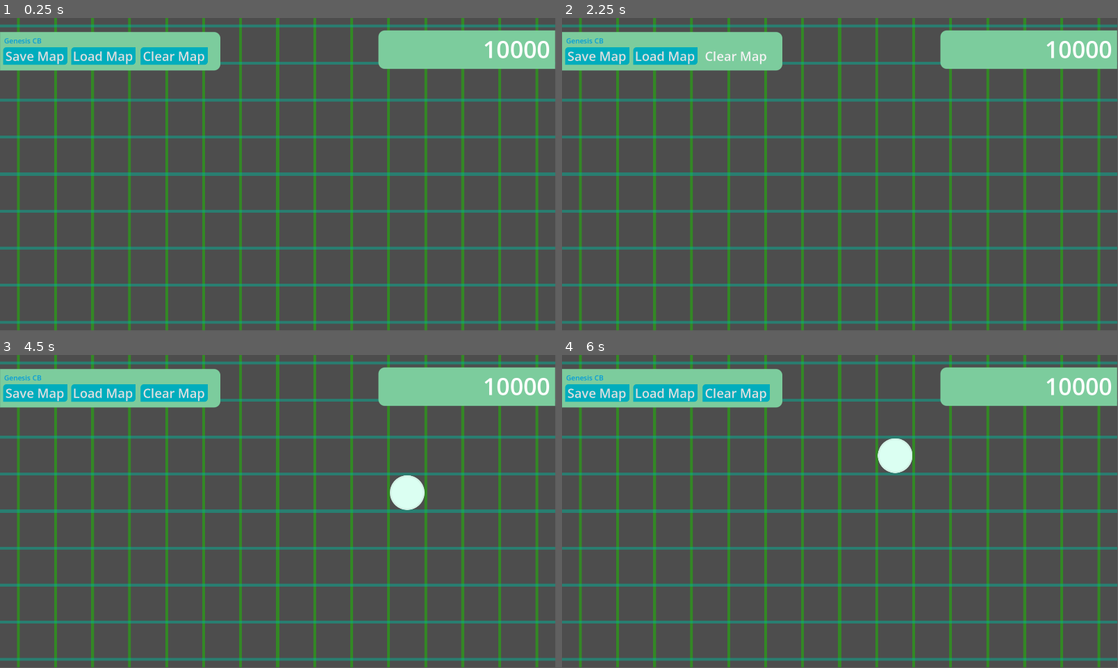
Above: before the commit, frames 1-4 (two rows, left to right).
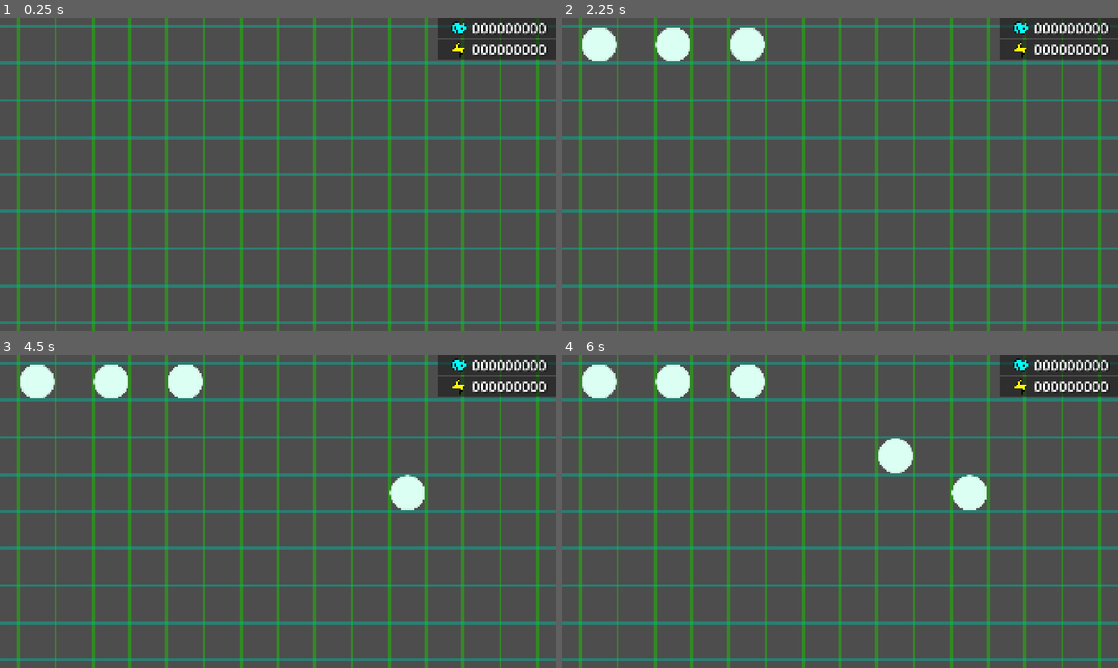
Above: after the commit, the same moments.

Repository: icebear-mc/Genesis
Game: Godot game, scene res://scenes/world.tscn
The game is run twice, just before and just after one commit, with the same random seed, the same clock (stepped at 60 frames per second) and the same inputs.
Inputs (mouse positions are in pixels of both pictures, inside the frame that each line leads up to):
- Up to frame 1 (0.25 s): no input
- Up to frame 2 (2.25 s): click (595, 55) at 0.5 s, where only the run before the commit has a clickable "Save Map"; click (667, 55) at 1.25 s, where only the run before the commit has a clickable "Load Map"; click (734, 55) at 2 s, where only the run before the commit has a clickable "Clear Map"
- Up to frame 3 (4.5 s): click (172, 392) at 2.75 s, where only the run before the commit has a clickable "Clear Map"; click (172, 392) at 3.5 s, where only the run before the commit has a clickable "Clear Map"; tap Enter at 4.25 s; move the mouse to (400, 495) at 4.27 s; tap Delete (del_node) at 4.35 s; click (400, 495) at 4.42 s
- Up to frame 4 (6 s): tap Space at 5 s; drag from (967, 492) to (812, 574) at 5.02 s; tap Enter at 5.75 s; move the mouse to (895, 442) at 5.77 s; tap Delete (del_node) at 5.85 s; click (895, 442) at 5.92 s
In our replay, the window is 799x449 before the commit and 800x450 after it. These sizes can differ from the game's own. Grey fills any space a smaller window leaves; there, only what the larger window draws over its background counts as a difference.

The runs differ from the first frame. In frame 1, 15% of the frame differs, in the area x 0-100%, y 0-100%; in frame 2, 15%; in frame 3, 15%; in frame 4, 16%.

Commit message:
Updated HUD-System
added Containers to fit screen size of window

Diff:
--- /dev/null
+++ b/assets/icons/ico-build-menu-popup.svg
@@ -0,0 +1 @@
+<?xml version="1.0" encoding="UTF-8" standalone="no"?><!DOCTYPE svg PUBLIC "-//W3C//DTD SVG 1.1//EN" "http://www.w3.org/Graphics/SVG/1.1/DTD/svg11.dtd"><svg width="100%" height="100%" viewBox="0 0 267 267" version="1.1" xmlns="http://www.w3.org/2000/svg" xmlns:xlink="http://www.w3.org/1999/xlink" xml:space="preserve" xmlns:serif="http://www.serif.com/" style="fill-rule:evenodd;clip-rule:evenodd;stroke-linecap:round;stroke-linejoin:round;stroke-miterlimit:1.5;"><path d="M71.845,86.369l122.976,0" style="fill:none;stroke:#ff00b2;stroke-width:27.71px;"/><path d="M71.845,131.904l122.976,0" style="fill:none;stroke:#ff00b2;stroke-width:27.71px;"/><path d="M71.845,183.388l122.976,0" style="fill:none;stroke:#ff00b2;stroke-width:27.71px;"/></svg>
--- /dev/null
+++ b/assets/icons/ico-energy.svg
@@ -0,0 +1 @@
+<?xml version="1.0" encoding="UTF-8" standalone="no"?><!DOCTYPE svg PUBLIC "-//W3C//DTD SVG 1.1//EN" "http://www.w3.org/Graphics/SVG/1.1/DTD/svg11.dtd"><svg width="100%" height="100%" viewBox="0 0 267 267" version="1.1" xmlns="http://www.w3.org/2000/svg" xmlns:xlink="http://www.w3.org/1999/xlink" xml:space="preserve" xmlns:serif="http://www.serif.com/" style="fill-rule:evenodd;clip-rule:evenodd;stroke-linejoin:round;stroke-miterlimit:2;"><path d="M146.458,15.908l-21.771,98.981l90.988,0.269l-70.848,135.6l13.668,-95.058l-108.105,0.621l96.068,-140.413Z" style="fill:#fffd00;stroke:#000;stroke-width:7.28px;stroke-linecap:round;stroke-miterlimit:1.5;"/></svg>
--- /dev/null
+++ b/assets/icons/ico-money.svg
@@ -0,0 +1 @@
+<?xml version="1.0" encoding="UTF-8" standalone="no"?><!DOCTYPE svg PUBLIC "-//W3C//DTD SVG 1.1//EN" "http://www.w3.org/Graphics/SVG/1.1/DTD/svg11.dtd"><svg width="100%" height="100%" viewBox="0 0 267 267" version="1.1" xmlns="http://www.w3.org/2000/svg" xmlns:xlink="http://www.w3.org/1999/xlink" xml:space="preserve" xmlns:serif="http://www.serif.com/" style="fill-rule:evenodd;clip-rule:evenodd;stroke-linecap:round;stroke-linejoin:round;stroke-miterlimit:1.5;"><path d="M145.212,120.927l55.648,-66.366l31.481,80.755l-57.099,76.789l-30.03,-91.178Z" style="fill:#00fffc;stroke:#000;stroke-width:7.22px;"/><path d="M34.325,126.153l45.595,-73.635l42.696,75.429l-45.542,84.159l-42.749,-85.952Z" style="fill:#00fffc;stroke:#000;stroke-width:7.22px;"/><path d="M78.471,138.36l31.687,-95.905l68.928,73.932l-28.765,107.824l-71.85,-85.852Z" style="fill:#00fffc;stroke:#000;stroke-width:7.22px;"/></svg>
--- a/project.godot
+++ b/project.godot
@@ -11,7 +11,7 @@
 [application]
 
 config/name="Genesis"
-config/version="0.3.0"
+config/version="0.3.1"
 run/main_scene="uid://cxwoig5vohwof"
 config/features=PackedStringArray("4.6", "GL Compatibility")
 boot_splash/bg_color=Color(0, 0.50980395, 0.70980394, 1)
@@ -29,6 +29,9 @@
 window/size/viewport_width=1920
 window/size/viewport_height=1080
 window/size/mode=2
+window/stretch/mode="canvas_items"
+window/stretch/aspect="expand"
+window/vsync/vsync_mode=0
 
 [editor_plugins]
 
--- /dev/null
+++ b/scenes/build_menu.gd
@@ -0,0 +1,20 @@
+extends Control
+
+
+# Called when the node enters the scene tree for the first time.
+func _ready() -> void:
+	pass # Replace with function body.
+
+
+# Called every frame. 'delta' is the elapsed time since the previous frame.
+func _process(delta: float) -> void:
+	pass
+
+
+func _on_mouse_entered() -> void:
+	Vars.can_place_buildings = false
+
+
+
+func _on_mouse_exited() -> void:
+	Vars.can_place_buildings = true
--- /dev/null
+++ b/scenes/energy_label.gd
@@ -0,0 +1,11 @@
+extends Label
+
+
+# Called when the node enters the scene tree for the first time.
+func _ready() -> void:
+	pass # Replace with function body.
+
+
+# Called every frame. 'delta' is the elapsed time since the previous frame.
+func _process(delta: float) -> void:
+	text = str(Vars.energy)
--- a/scenes/factory.tscn
+++ b/scenes/factory.tscn
@@ -1,7 +1,7 @@
 [gd_scene format=3 uid="uid://i1llvpr4t60a"]
 
 [ext_resource type="Script" uid="uid://birg1r62jnneh" path="res://scripts/factory.gd" id="1_lmr8u"]
-[ext_resource type="Texture2D" uid="uid://df154p8hu0k6y" path="res://assets/icons/factory.svg" id="2_lmr8u"]
+[ext_resource type="Texture2D" uid="uid://df154p8hu0k6y" path="res://assets/sprites/factory.svg" id="2_lmr8u"]
 
 [sub_resource type="CircleShape2D" id="CircleShape2D_1adwy"]
 radius = 61.03278
@@ -9,7 +9,7 @@
 [node name="Factory" type="Node2D" unique_id=1785093742 groups=["BuildingsToSave"]]
 script = ExtResource("1_lmr8u")
 
-[node name="Icon" type="Sprite2D" parent="." unique_id=263640437]
+[node name="Factory_Sprite" type="Sprite2D" parent="." unique_id=263640437]
 texture = ExtResource("2_lmr8u")
 
 [node name="AreaBox" type="Area2D" parent="." unique_id=867176720]
--- a/scenes/top_menu.tscn
+++ b/scenes/top_menu.tscn
@@ -1,117 +1,72 @@
 [gd_scene format=3 uid="uid://b68kwpurh6i5k"]
 
-[ext_resource type="Script" uid="uid://uqbdxob58yky" path="res://scripts/save_map.gd" id="1_uxvdx"]
-[ext_resource type="Script" uid="uid://duie1iy7h6onq" path="res://scripts/load_map.gd" id="2_taxde"]
-[ext_resource type="Script" uid="uid://cnuahpnw7c6db" path="res://scripts/clear_map.gd" id="3_w6ndt"]
-[ext_resource type="Script" uid="uid://b5l7n5kgidr3e" path="res://scenes/money_label.gd" id="4_x4jqx"]
+[ext_resource type="Texture2D" uid="uid://ehkyh4dgp02j" path="res://assets/icons/ico-energy.svg" id="5_mpvbp"]
+[ext_resource type="Texture2D" uid="uid://kiy3m3dntdy4" path="res://assets/icons/ico-money.svg" id="7_k6k57"]
 
-[sub_resource type="StyleBoxFlat" id="StyleBoxFlat_taxde"]
-bg_color = Color(0.4862745, 0.8, 0.6156863, 1)
-corner_radius_top_right = 10
-corner_radius_bottom_right = 10
+[sub_resource type="LabelSettings" id="LabelSettings_327hm"]
+font_size = 50
+shadow_size = 10
+shadow_color = Color(0, 0, 0, 0.5019608)
+shadow_offset = Vector2(3.815, 1)
 
-[sub_resource type="Theme" id="Theme_w6ndt"]
+[node name="CanvasLayer" type="CanvasLayer" unique_id=1982307454]
 
-[sub_resource type="StyleBoxFlat" id="StyleBoxFlat_x4jqx"]
-bg_color = Color(1.6364455e-06, 0.6786777, 0.7395539, 1)
-corner_radius_top_left = 10
-corner_radius_bottom_right = 10
+[node name="Root" type="Control" parent="." unique_id=237791725]
+layout_mode = 3
+anchors_preset = 15
+anchor_right = 1.0
+anchor_bottom = 1.0
+grow_horizontal = 2
+grow_vertical = 2
+mouse_filter = 2
 
-[sub_resource type="ShaderMaterial" id="ShaderMaterial_bewml"]
+[node name="VBoxContainer" type="VBoxContainer" parent="Root" unique_id=629323586]
+layout_mode = 1
+anchors_preset = 1
+anchor_left = 1.0
+anchor_right = 1.0
+offset_left = -408.0
+offset_bottom = 267.0
+grow_horizontal = 0
 
-[sub_resource type="SystemFont" id="SystemFont_5kft6"]
-font_names = PackedStringArray("Consolas")
-subpixel_positioning = 0
+[node name="PanelContainer" type="PanelContainer" parent="Root/VBoxContainer" unique_id=948135453]
+layout_mode = 2
 
-[node name="TopMenu" type="CanvasLayer" unique_id=1907492476]
-scale = Vector2(1.1, 1.1)
-transform = Transform2D(1.1, 0, 0, 1.1, 0, 0)
+[node name="HBoxContainer" type="HBoxContainer" parent="Root/VBoxContainer/PanelContainer" unique_id=1000214062]
+layout_mode = 2
+alignment = 1
 
-[node name="BackgroundPanel" type="Panel" parent="." unique_id=1961320398]
-offset_top = 43.63636
-offset_right = 346.36362
-offset_bottom = 104.09091
-scale = Vector2(2, 2)
-size_flags_horizontal = 4
-theme_override_styles/panel = SubResource("StyleBoxFlat_taxde")
+[node name="TextureRect" type="TextureRect" parent="Root/VBoxContainer/PanelContainer/HBoxContainer" unique_id=1350503367]
+custom_minimum_size = Vector2(80, 20)
+layout_mode = 2
+texture = ExtResource("7_k6k57")
+expand_mode = 1
+stretch_mode = 5
 
-[node name="BackgroundPanel2" type="Panel" parent="." unique_id=1146037344]
-offset_left = 1744.5454
-offset_top = 160.0
-offset_right = 2022.3141
-offset_bottom = 220.45454
-rotation = 3.1415927
-scale = Vector2(2, 2)
-size_flags_horizontal = 4
-theme_override_styles/panel = SubResource("StyleBoxFlat_taxde")
+[node name="Label" type="Label" parent="Root/VBoxContainer/PanelContainer/HBoxContainer" unique_id=1653950941]
+layout_mode = 2
+text = "000000000"
+label_settings = SubResource("LabelSettings_327hm")
+horizontal_alignment = 1
+vertical_alignment = 1
 
-[node name="SaveMap" type="Button" parent="." unique_id=1952503760]
-offset_left = 10.0
-offset_top = 91.81818
-offset_right = 211.81815
-offset_bottom = 146.81818
-theme = SubResource("Theme_w6ndt")
-theme_type_variation = &"FlatButton"
-theme_override_font_sizes/font_size = 40
-theme_override_styles/normal = SubResource("StyleBoxFlat_x4jqx")
-text = "Save Map"
-clip_text = true
-script = ExtResource("1_uxvdx")
+[node name="PanelContainer2" type="PanelContainer" parent="Root/VBoxContainer" unique_id=148706291]
+layout_mode = 2
 
-[node name="LoadMap" type="Button" parent="." unique_id=944945580]
-offset_left = 223.63632
-offset_top = 91.81818
-offset_right = 425.45447
-offset_bottom = 146.81818
-theme = SubResource("Theme_w6ndt")
-theme_type_variation = &"FlatButton"
-theme_override_font_sizes/font_size = 40
-theme_override_styles/normal = SubResource("StyleBoxFlat_x4jqx")
-text = "Load Map"
-clip_text = true
-script = ExtResource("2_taxde")
+[node name="HBoxContainer" type="HBoxContainer" parent="Root/VBoxContainer/PanelContainer2" unique_id=2008203456]
+layout_mode = 2
+alignment = 1
 
-[node name="LoadMap2" type="Button" parent="." unique_id=2121826090]
-offset_left = 441.81818
-offset_top = 91.81818
-offset_right = 652.72723
-offset_bottom = 146.81818
-theme = SubResource("Theme_w6ndt")
-theme_type_variation = &"FlatButton"
-theme_override_font_sizes/font_size = 40
-theme_override_styles/normal = SubResource("StyleBoxFlat_x4jqx")
-text = "Clear Map"
-clip_text = true
-script = ExtResource("3_w6ndt")
+[node name="TextureRect" type="TextureRect" parent="Root/VBoxContainer/PanelContainer2/HBoxContainer" unique_id=1946809086]
+custom_minimum_size = Vector2(80, 20)
+layout_mode = 2
+texture = ExtResource("5_mpvbp")
+expand_mode = 1
+stretch_mode = 5
 
-[node name="GenesisCBLabel" type="Label" parent="." unique_id=659172454]
-material = SubResource("ShaderMaterial_bewml")
-offset_left = 12.727273
-offset_top = 56.363636
-offset_right = 136.36363
-offset_bottom = 79.36363
-theme_override_colors/font_color = Color(0, 0.60784316, 0.8666667, 1)
-theme_override_fonts/font = SubResource("SystemFont_5kft6")
-theme_override_font_sizes/font_size = 22
-text = "Genesis CB"
-
-[node name="Label" type="Label" parent="." unique_id=324546865]
-offset_left = 1221.8181
-offset_top = 46.363636
-offset_right = 1729.8181
-offset_bottom = 148.36365
-theme_override_font_sizes/font_size = 74
-text = "00000000000"
-horizontal_alignment = 2
+[node name="Label" type="Label" parent="Root/VBoxContainer/PanelContainer2/HBoxContainer" unique_id=2138007787]
+layout_mode = 2
+text = "000000000"
+label_settings = SubResource("LabelSettings_327hm")
+horizontal_alignment = 1
 vertical_alignment = 1
-script = ExtResource("4_x4jqx")
-
-[connection signal="mouse_entered" from="SaveMap" to="SaveMap" method="_on_mouse_entered"]
-[connection signal="mouse_exited" from="SaveMap" to="SaveMap" method="_on_mouse_exited"]
-[connection signal="pressed" from="SaveMap" to="SaveMap" method="_on_pressed"]
-[connection signal="mouse_entered" from="LoadMap" to="LoadMap" method="_on_mouse_entered"]
-[connection signal="mouse_exited" from="LoadMap" to="LoadMap" method="_on_mouse_exited"]
-[connection signal="pressed" from="LoadMap" to="LoadMap" method="_on_pressed"]
-[connection signal="mouse_entered" from="LoadMap2" to="LoadMap2" method="_on_mouse_entered"]
-[connection signal="mouse_exited" from="LoadMap2" to="LoadMap2" method="_on_mouse_exited"]
-[connection signal="pressed" from="LoadMap2" to="LoadMap2" method="_on_pressed"]
--- a/scripts/clear_map.gd
+++ b/scripts/clear_map.gd
@@ -1,10 +1,4 @@
 extends Button
-
-func _on_mouse_entered() -> void:
-	Vars.can_place_buildings = false
-
-func _on_mouse_exited() -> void:
-	Vars.can_place_buildings = true
 
 func _on_pressed() -> void:
 	Funcs.clear_map()
--- a/scripts/factory.gd
+++ b/scripts/factory.gd
@@ -1,4 +1,4 @@
-extends Node2D
+extends Factory
 
 var hovered = false
 var can_produce = true
--- a/scripts/globals/classes/custom/factory.gd
+++ b/scripts/globals/classes/custom/factory.gd
@@ -1,4 +1,5 @@
 extends BasicBuilding
+
 class_name Factory
 
 func _init() -> void:
--- a/scripts/load_map.gd
+++ b/scripts/load_map.gd
@@ -1,10 +1,4 @@
 extends Button
-
-func _on_mouse_entered() -> void:
-	Vars.can_place_buildings = false
-
-func _on_mouse_exited() -> void:
-	Vars.can_place_buildings = true
 
 func _on_pressed() -> void:
 	Funcs.load_game()
--- a/scripts/save_map.gd
+++ /dev/null
@@ -1,10 +0,0 @@
-extends Button
-
-func _on_mouse_entered() -> void:
-	Vars.can_place_buildings = false
-
-func _on_mouse_exited() -> void:
-	Vars.can_place_buildings = true
-
-func _on_pressed() -> void:
-	Funcs.save_game()
Not shown, changed: assets/icons/ico-build-menu-popup.svg.import
Not shown, added: assets/icons/ico-energy.svg.import
Not shown, added: assets/icons/ico-money.svg.import
Renamed: assets/icons/factory.svg -> assets/sprites/factory.svg
Not shown, added: assets/sprites/factory.svg.import
Not shown, added: scenes/build_menu.gd.uid
Not shown, added: scenes/energy_label.gd.uid
Renamed: scenes/money_label.gd -> scripts/money_label.gd
Renamed: scenes/money_label.gd.uid -> scripts/money_label.gd.uid
Not shown, removed: scripts/save_map.gd.uid
